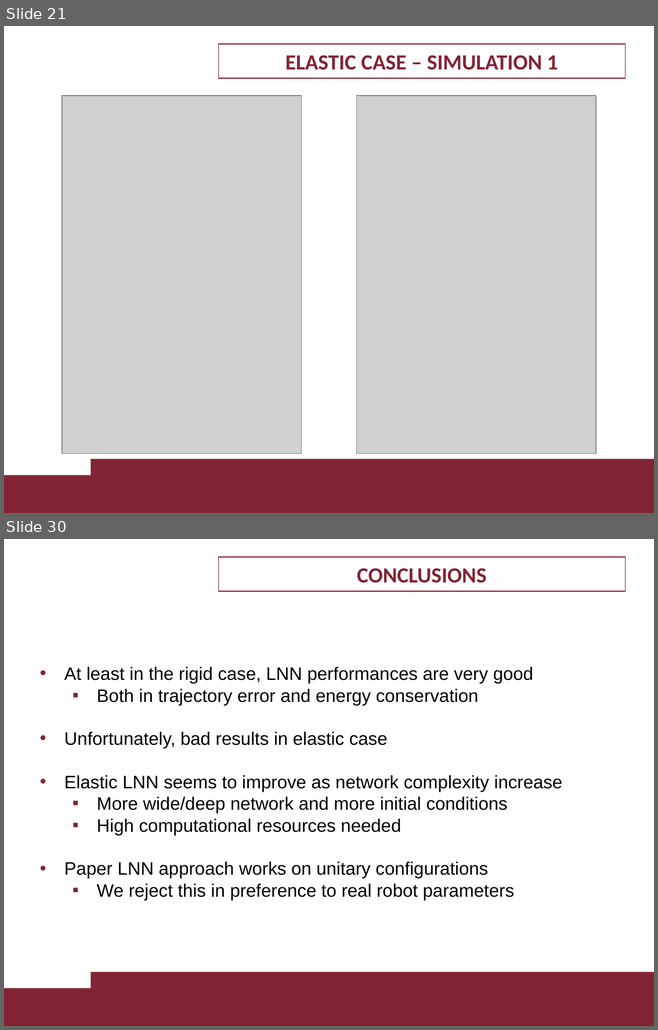
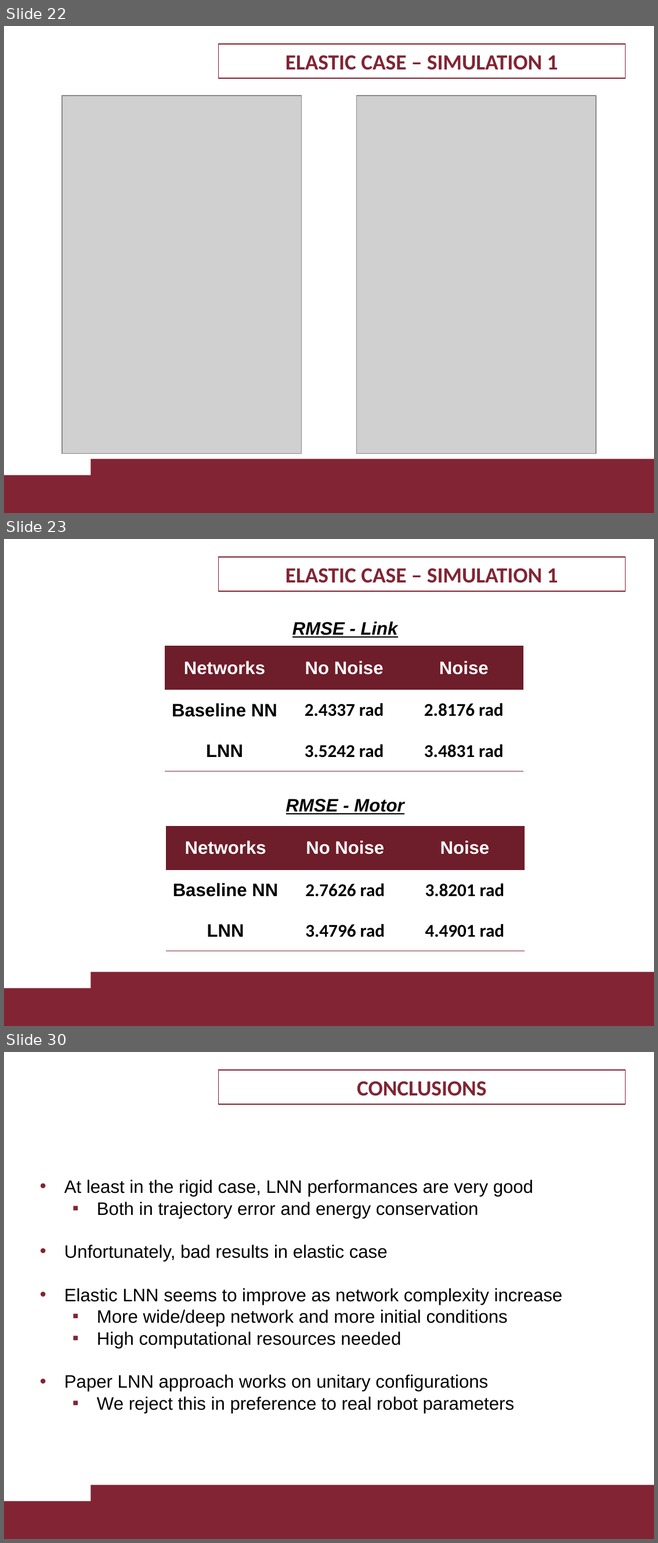
Before and after one commit to LorCir28/lagrangian_neural_network_with_PDcontroller_gravity_cancellation, a slide deck: 1895955_1884561 project/presentation/1895955_1884561.pptx. Shown one above the other, each under a label of ours: slides 21 and 30 before the commit, slides 22, 23 and 30 after it; the slides between them are not shown. The pictures are 658x1030 and 658x1543 pixels, drawn with LibreOffice and Linux fonts; fonts in the diff are those of the drawing; grey boxes stand for pictures; background and template pictures are left out. Boxes give left, top, right and bottom in pixels: in the first picture for what was removed or moved away, otherwise in the second. Text is boxed around its words. In the diff, an @@ line names an element or a change of style, - is before the commit and + after.

```diff
--- a/1895955_1884561 project/presentation/1895955_1884561.pptx
+++ b/1895955_1884561 project/presentation/1895955_1884561.pptx
@@ slide 23 added at [4,539,654,1026], background #FFFFFF; not listed: 2 template elements that a slide beside it also shows @@
@@ rectangle added at [219,557,625,592], outline #822433 0.75 pt, 24 pt, text #822433, bold @@
+ELASTIC CASE – SIMULATION 1
@@ text added at [292,621,398,638], 20 pt, text #000000, bold, italic, underline @@
+RMSE - Link
@@ table added at [165,646,523,772], 3 rows, 3 columns @@
+Networks | No Noise | Noise
+Baseline NN | 2.4337 rad | 2.8176 rad
+LNN | 3.5242 rad | 3.4831 rad
@@ text added at [286,799,404,815], 20 pt, text #000000, bold, italic, underline @@
+RMSE - Motor
@@ table added at [166,826,524,951], 3 rows, 3 columns @@
+Networks | No Noise | Noise
+Baseline NN | 2.7626 rad | 3.8201 rad
+LNN | 3.4796 rad | 4.4901 rad
@@ what was slide 21 is now slide 22 @@
```
Also in this commit, not shown: 7 slides changed, 5 other slides added, 6 slides removed, 20 other files.
